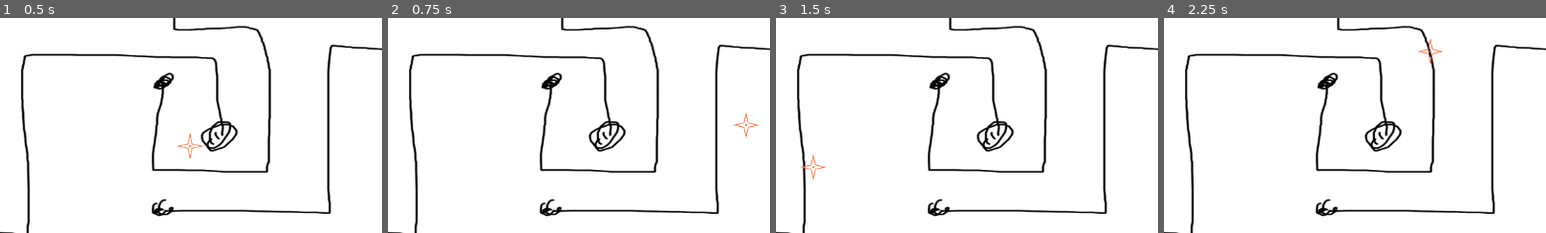
Above: before the commit, frames 1-4 (left to right).
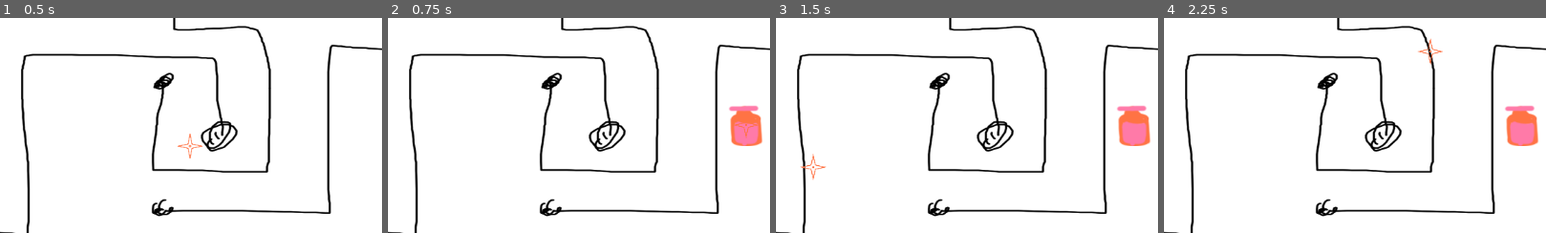
Above: after the commit, the same moments.

Repository: DevFTB/Cataclysm
Game: Godot game, scene res://Scenes/game.tscn
Two runs of this game, one before a commit and one after it. Both use one fixed random seed, a clock stepped at 60 frames per second and the inputs below.
Inputs (mouse positions are % of the whole screen's width and height, from its top left):
- Up to frame 1 (0.5 s): no input
- Up to frame 2 (0.75 s): tap Enter at 0.5 s; move the mouse to (72, 45) at 0.52 s; hold Right mouse button (target) from 0.53 s (still down); click (72, 45) at 0.67 s
- Up to frame 3 (1.5 s): tap Space at 1.25 s; move the mouse to (30, 55) at 1.27 s; release Right mouse button (target) at 1.28 s; right-click (30, 55) at 1.35 s; click (30, 55) at 1.42 s
- Up to frame 4 (2.25 s): tap Enter at 2 s; move the mouse to (60, 28) at 2.02 s; hold Right mouse button (target) from 2.03 s (still down); click (60, 28) at 2.17 s
The pictures show only the part of the screen within x 25-75%, y 20-70%; the shares and areas given below are measured in that part.

Frame 1 is identical in both runs. In frame 2, 1.4% of the frame differs, in the area x 89-98%, y 40-60%; in frame 3, 1.4%; in frame 4, 1.4%.

Commit message:
expanded collision areas to cover map

Diff:
--- a/Scenes/game.tscn
+++ b/Scenes/game.tscn
@@ -18,10 +18,34 @@
 [node name="PlaceableArea" type="Node2D" parent="Map"]
 script = ExtResource("2_gh5ds")
 
+[node name="BottomLeftArea" type="Area2D" parent="Map/PlaceableArea"]
+
+[node name="CollisionShape2d" type="CollisionPolygon2D" parent="Map/PlaceableArea/BottomLeftArea"]
+position = Vector2(650, 5)
+polygon = PackedVector2Array(-59, 129, 53, 130, 58, 218, 55, 393, 109, 401, 115, 154, 326, 154, 332, 269, 397, 271, 399, 227, 478, 231, 487, 71, 487, 8, 264, 8, 26, 1, 22, 66, -56, 73)
+
+[node name="BottomRightArea" type="Area2D" parent="Map/PlaceableArea"]
+
+[node name="CollisionShape2d" type="CollisionPolygon2D" parent="Map/PlaceableArea/BottomRightArea"]
+position = Vector2(777, 190)
+polygon = PackedVector2Array(41, 255, 117, 258, 119, 183, 241, 187, 290, 233, 277, 443, 362, 448, 364, 204, 284, 191, 262, 136, 161, 123, 160, 21, 44, 14)
+
+[node name="BottomRightArea2" type="Area2D" parent="Map/PlaceableArea"]
+
+[node name="CollisionShape2d" type="CollisionPolygon2D" parent="Map/PlaceableArea/BottomRightArea2"]
+position = Vector2(760, 486)
+polygon = PackedVector2Array(43, 92, 239, 106, 257, -48, 189, -46, 183, 38, 43, 32)
+
 [node name="TopLeftArea" type="Area2D" parent="Map/PlaceableArea"]
 
 [node name="CollisionShape2d" type="CollisionPolygon2D" parent="Map/PlaceableArea/TopLeftArea"]
-polygon = PackedVector2Array(6, 106, 6, 237, 132, 237, 132, 289, 228, 289, 228, 435, 319, 435, 316, 175, 545, 175, 545, 71, 487, 71, 487, 8, 264, 8, 6, 8)
+polygon = PackedVector2Array(6, 106, 6, 237, 132, 237, 132, 289, 228, 289, 228, 435, 319, 435, 316, 175, 527, 174, 526, 72, 487, 71, 487, 8, 264, 8, 6, 8)
+
+[node name="TopRightArea" type="Area2D" parent="Map/PlaceableArea"]
+
+[node name="CollisionShape2d" type="CollisionPolygon2D" parent="Map/PlaceableArea/TopRightArea"]
+position = Vector2(4, 459)
+polygon = PackedVector2Array(15, -90, 17, 163, 319, 168, 482, 170, 529, 113, 596, 109, 604, 67, 488.62, 63.8873, 496, -247, 353, -247, 347, 21, 169, 17, 172, -112)
 
 [node name="Towers" type="Node2D" parent="Map"]
 
